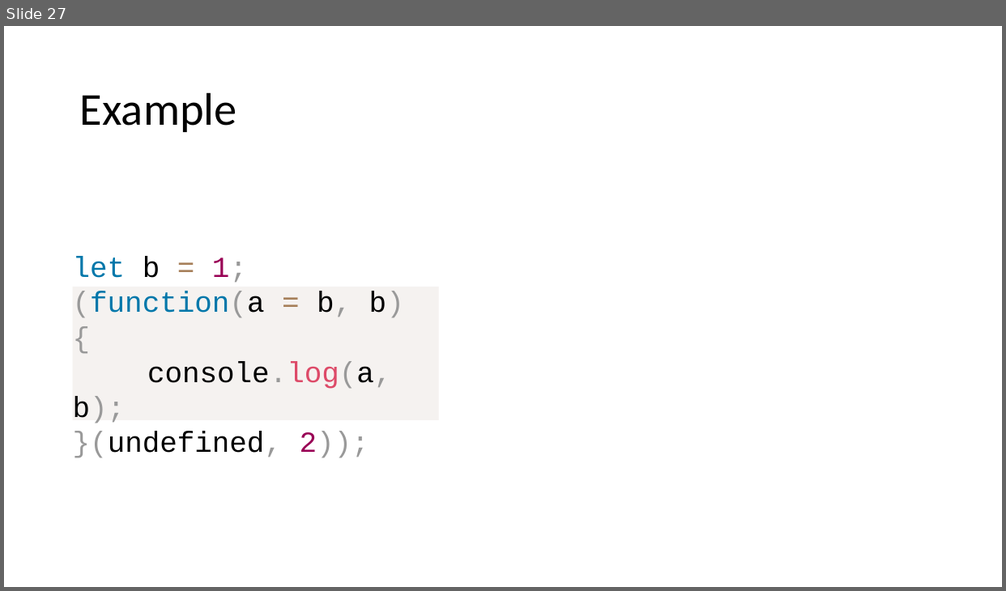
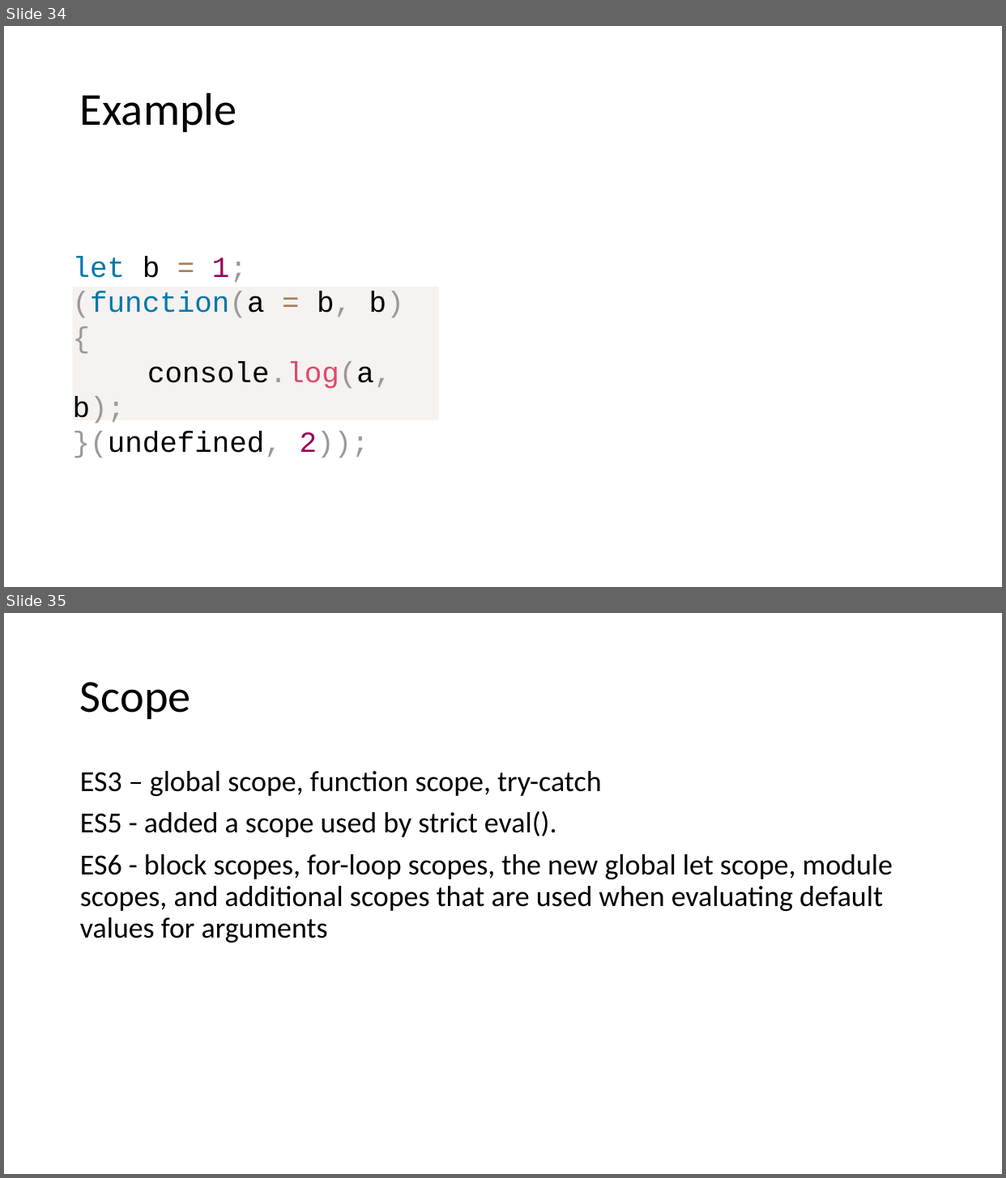
Before and after one commit to dzmitry-varabei/front-end-course, a slide deck: es6/es6.pptx. Shown one above the other, each under a label of ours: slide 27 before the commit, slides 34 and 35 after it. The pictures are 1006x591 and 1006x1178 pixels, drawn with LibreOffice and Linux fonts; fonts in the diff are those of the drawing. Boxes give left, top, right and bottom in pixels: in the first picture for what was removed or moved away, otherwise in the second. Text is boxed around its words. In the diff, an @@ line names an element or a change of style, - is before the commit and + after.

```diff
--- a/es6/es6.pptx
+++ b/es6/es6.pptx
@@ slide 35 added at box(4, 613, 1002, 1174), background #FFFFFF @@
@@ title added at box(80, 682, 191, 719), 44 pt, text #000000 @@
+Scope
@@ text added at box(80, 771, 893, 943), 28 pt, text #000000 @@
+ES3 – global scope, function scope, try-catch
+ES5 - added a scope used by strict eval().
+ES6 - block scopes, for-loop scopes, the new global let scope, module scopes, and additional scopes that are used when evaluating default values for arguments
@@ what was slide 27 is now slide 34 @@
```
Also in this commit, not shown: 9 other slides added, 6 other files.
